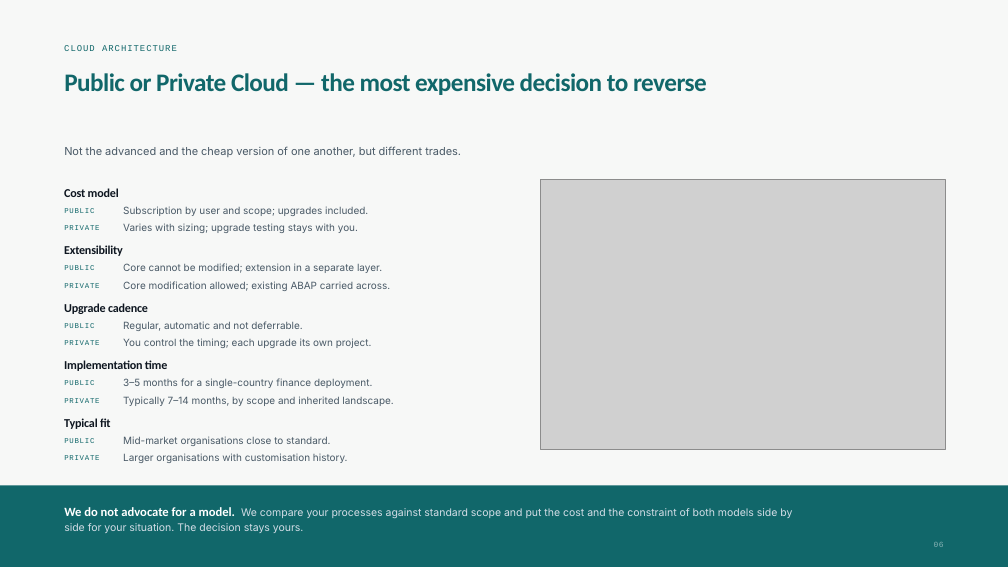
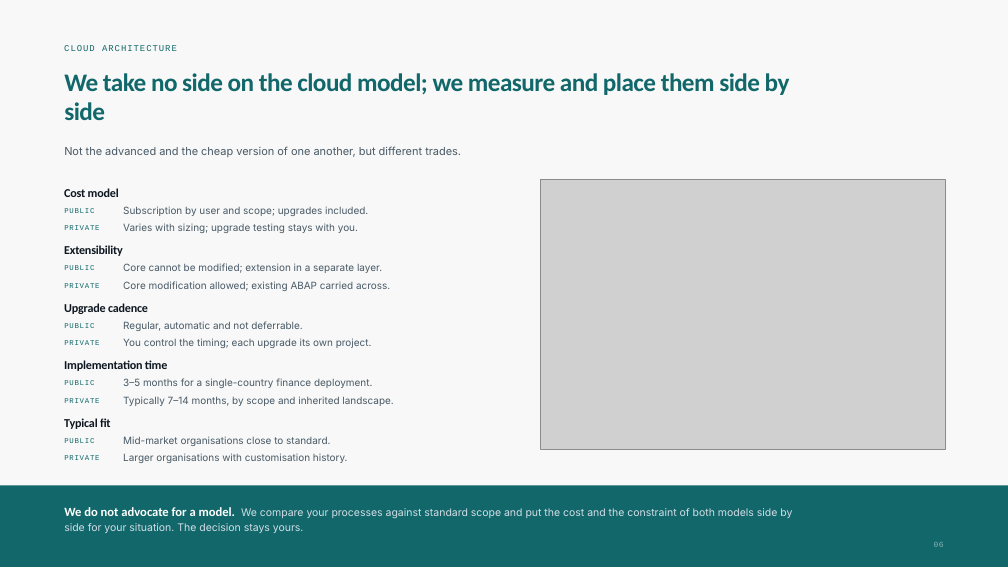
Before and after one commit to narinygt/Default, a slide deck: slide 6 of sunum/CPeak-Consultancy-Company-Overview.pptx. Drawn at 1008x567 pixels with LibreOffice and Linux fonts; fonts in the diff are those of the drawing; grey boxes stand for pictures. Boxes give left, top, right and bottom in pixels: in the first picture for what was removed or moved away, otherwise in the second. Text is boxed around its words. In the diff, an @@ line names an element or a change of style, - is before the commit and + after.

```diff
--- a/sunum/CPeak-Consultancy-Company-Overview.pptx
+++ b/sunum/CPeak-Consultancy-Company-Overview.pptx
@@ text at <box>64,73,790,120</box>: text changed @@
-Public or Private Cloud — the most expensive decision to reverse
+We take no side on the cloud model; we measure and place them side by side
```
Also in this commit, not shown: 5 other slides changed, 4 slides added, 4 slides removed, 10 other files.
